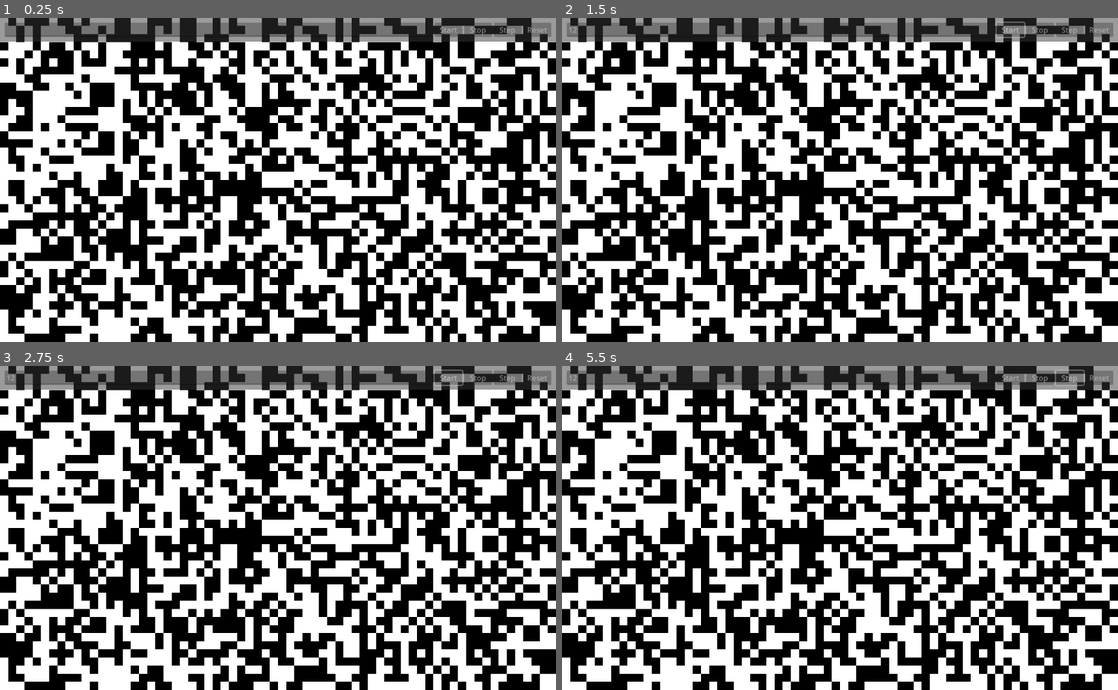
Above: before the commit, frames 1-4 (two rows, left to right).
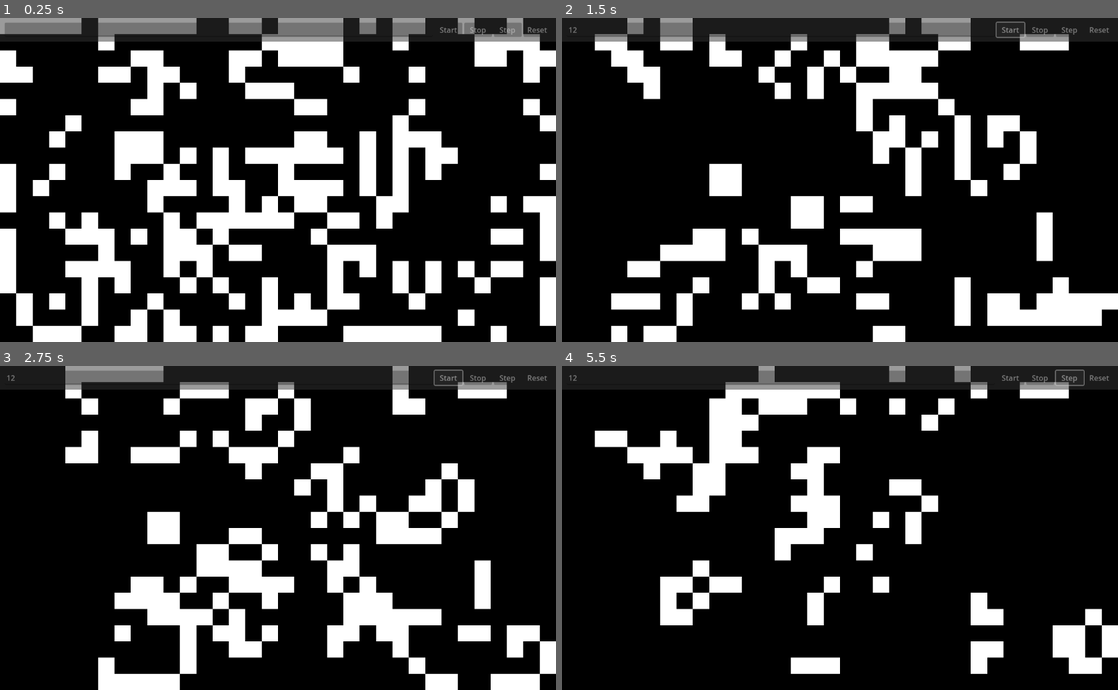
Above: after the commit, the same moments.

Repository: AndreaTerenz/Conway
Game: Godot game, scene res://main.tscn
Two runs of this game, one before a commit and one after it. Both use one fixed random seed, a clock stepped at 60 frames per second and the inputs below.
Inputs (mouse positions are in pixels of both pictures, inside the frame that each line leads up to):
- Up to frame 1 (0.25 s): no input
- Up to frame 2 (1.5 s): click (778, 30) at 0.52 s; type "12" at 0.6 s; click "Start" at 1.25 s
- Up to frame 3 (2.75 s): click "Start" at 2 s
- Up to frame 4 (5.5 s): click "Stop" at 2.75 s; click "Step" at 3.5 s; click "Stop" at 4.25 s; click "Step" at 5 s

The runs differ from the first frame. In frame 1, 52% of the frame differs, in the area x 0-100%, y 0-100%; in frame 2, 52%; in frame 3, 53%; in frame 4, 54%.

Commit message:
Implement standard conway rules

Diff:
--- /dev/null
+++ b/Conway.gd
@@ -0,0 +1,97 @@
+class_name Conway
+extends Object
+
+var grid : Array[bool] = []
+var grid_size := Vector2i.ZERO
+var nrows := 0
+var ncols := 0
+#var nrows : int :
+#	get:
+#		return grid_size.y
+#var ncols : int :
+#	get:
+#		return grid_size.x
+
+func _init(g_size: Vector2i):
+	grid_size = g_size
+	nrows = grid_size.y
+	ncols = grid_size.x
+
+	grid.resize(nrows * ncols)
+	grid.fill(false)
+
+	for i in len(grid):
+		grid[i] = (randf() > 0.5)
+
+func step():
+	var next_grid := grid.duplicate()
+
+	for col in ncols:
+		for row in nrows:
+			var alive_here := get_cell_at(row, col)
+			var neigbhors := get_cell_neighbors(row, col)
+
+			var live := neigbhors.count(true)
+			var dead := 8 - live
+
+			var next_value := alive_here
+
+			if alive_here:
+				# Die with less than 2 neighbors
+				# Die with more than 3 neighbors
+				if live < 2 or live > 3:
+					next_value = false
+			else:
+				# Come alive with exactly 3 neighbors
+				if live == 3:
+					next_value = true
+
+			var idx := gridpos_to_idx(row, col)
+			next_grid[idx] = next_value
+
+	grid = next_grid
+
+func check_gridpos(r: int, c: int):
+	return (r in range(0, nrows) and c in range(0, ncols))
+
+func get_cell_neighbors(r: int, c: int) -> Array[bool]:
+	if not check_gridpos(r, c):
+		return []
+
+	var here := Vector2i(c,r)
+	var output : Array[bool] = []
+
+	for col_d in [-1, 0, 1]:
+		for row_d in [-1, 0, 1]:
+			# Skip current cell
+			if (col_d == 0 and row_d == 0):
+				continue
+
+			var n_pos := here + Vector2i(col_d, row_d)
+			output.append(get_cell_at(n_pos.y, n_pos.x))
+
+	return output
+
+func get_cell_at(r: int, c: int) -> bool:
+	var i := gridpos_to_idx(r, c)
+
+	return grid[i] and (i != -1)
+
+func gridpos_to_idx(r: int, c: int) -> int:
+	if not check_gridpos(r,c):
+		return -1
+
+	var i := r * ncols + c
+
+	assert(i < len(grid), "INVALID INDEX (%d) FOR POSITION (%d %d) | %d" % [i, r, c, len(grid)])
+
+	return i
+
+func idx_to_gridpos(idx: int) -> Vector2i:
+	if not idx in range(0, len(grid)):
+		return -1 * Vector2i.ONE
+
+	var r : int = idx / ncols
+	var c := idx % ncols
+
+	return Vector2i(r,c)
--- a/main.tscn
+++ b/main.tscn
@@ -5,46 +5,36 @@
 
 @export_range(4., 100.) var nrows := 20
 
-var ncols := -1
-var grid_size := Vector2i.ZERO
 var cell_size := Vector2.ZERO
-var grid : Array[bool] = []
+var conway : Conway
 
 func _ready():
+	seed(69420)
+
 	var scrn_size := (size)
 	var ratio := scrn_size.x / scrn_size.y
-	ncols = floor(nrows * ratio)
+	var ncols := floori(nrows * ratio)
+	var grid_size := Vector2i(ncols, nrows)
 
-	grid_size = Vector2i(ncols, nrows)
+	conway = Conway.new(grid_size)
+
 	cell_size = scrn_size / Vector2(grid_size)
 
-	grid.resize(nrows * ncols)
-	grid.fill(false)
-
-	seed(69420)
-
-	for i in len(grid):
-		grid[i] = (randf() > 0.5)
+	print(\"Started\")
 
 func _draw():
-	for col in grid_size.x:
-		for row in grid_size.y:
+	for col in conway.ncols:
+		for row in conway.nrows:
 			var tl_corner := cell_size * Vector2(col, row)
 			var r := Rect2(tl_corner, cell_size)
-			var cell_idx := gridpos_to_idx(row, col)
-			var cell_value : bool = grid[cell_idx]
+			var cell_value : bool = conway.get_cell_at(row, col)
 			var cell_color := Color.WHITE if cell_value else Color.BLACK
 
 			draw_rect(r, cell_color)
 
-func gridpos_to_idx(r: int, c: int) -> int:
-	return r * ncols + c
-
-func idx_to_gridpos(idx: int) -> Vector2i:
-	var r : int = idx / ncols
-	var c := idx % ncols
-
-	return Vector2i(r,c)
+func _on_step_timer_timeout():
+	conway.step()
+	queue_redraw()
 "
 
 [sub_resource type="StyleBoxFlat" id="StyleBoxFlat_q4u1i"]
@@ -83,9 +73,7 @@
 grow_horizontal = 2
 grow_vertical = 2
 size_flags_vertical = 3
-color = Color(0, 0, 0, 1)
 script = SubResource("GDScript_gvirx")
-nrows = 40
 
 [node name="PanelContainer" type="PanelContainer" parent="."]
 layout_mode = 1
@@ -133,6 +121,9 @@
 text = "Reset"
 
 [node name="StepTimer" type="Timer" parent="."]
+wait_time = 0.2
+autostart = true
 
 [connection signal="mouse_entered" from="PanelContainer" to="PanelContainer" method="_on_mouse_entered"]
 [connection signal="mouse_exited" from="PanelContainer" to="PanelContainer" method="_on_mouse_exited"]
+[connection signal="timeout" from="StepTimer" to="." method="_on_step_timer_timeout"]
